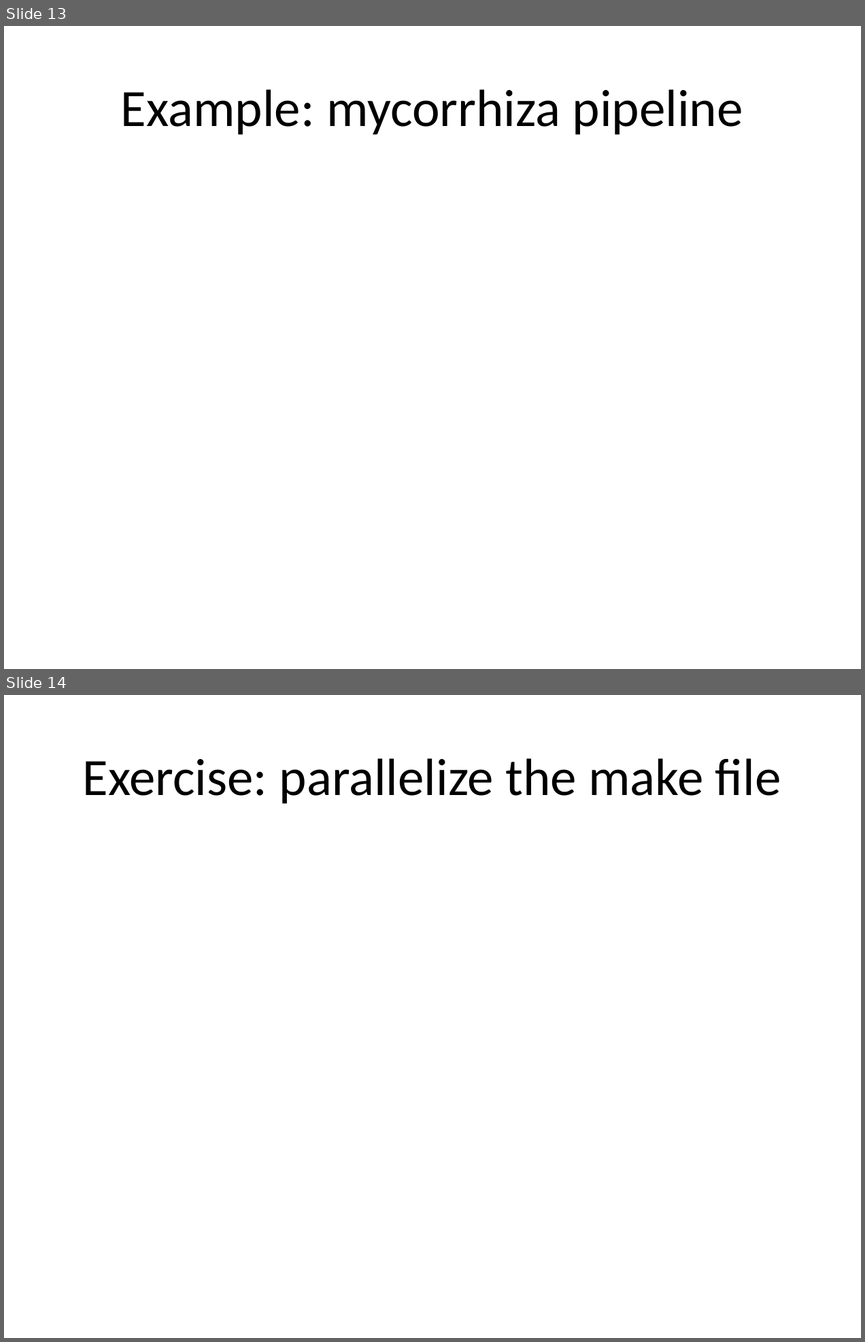
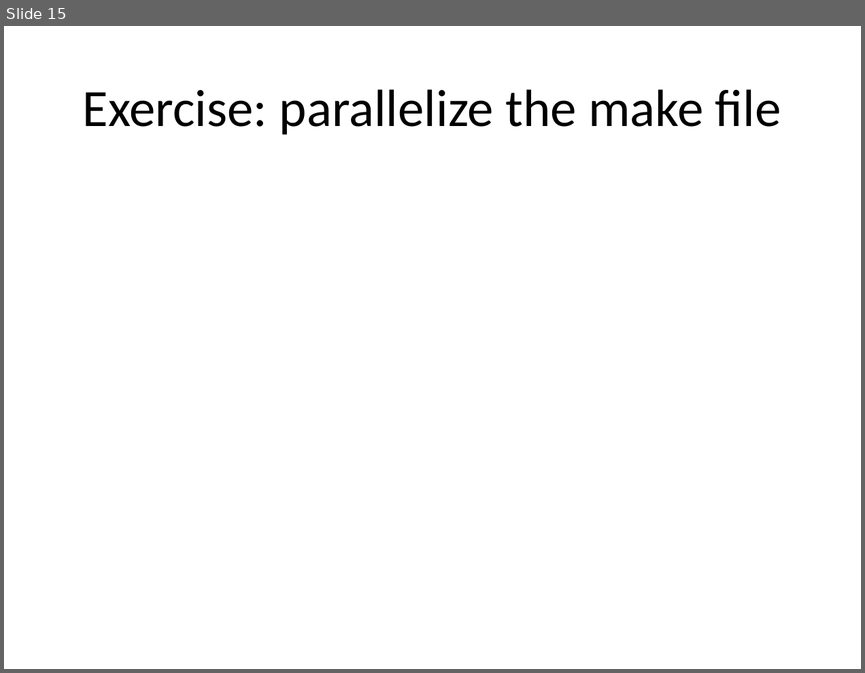
Before and after one commit to rvosa/ngs-workflows, a slide deck: doc/slides/day3/session3/Parallelization.pptx. Shown one above the other, each under a label of ours: slides 13 and 14 before the commit, slide 15 after it. The pictures are 865x1342 and 865x673 pixels, drawn with LibreOffice and Linux fonts; fonts in the diff are those of the drawing. Boxes give left, top, right and bottom in pixels: in the first picture for what was removed or moved away, otherwise in the second. Text is boxed around its words. In the diff, an @@ line names an element or a change of style, - is before the commit and + after.

```diff
--- a/doc/slides/day3/session3/Parallelization.pptx
+++ b/doc/slides/day3/session3/Parallelization.pptx
@@ slide 13 removed at box(4, 26, 861, 669), background #FFFFFF @@
@@ title removed at box(121, 89, 743, 135) @@
-Example: mycorrhiza pipeline
@@ what was slide 14 is now slide 15 @@
```
Also in this commit, not shown: 2 slides added.
